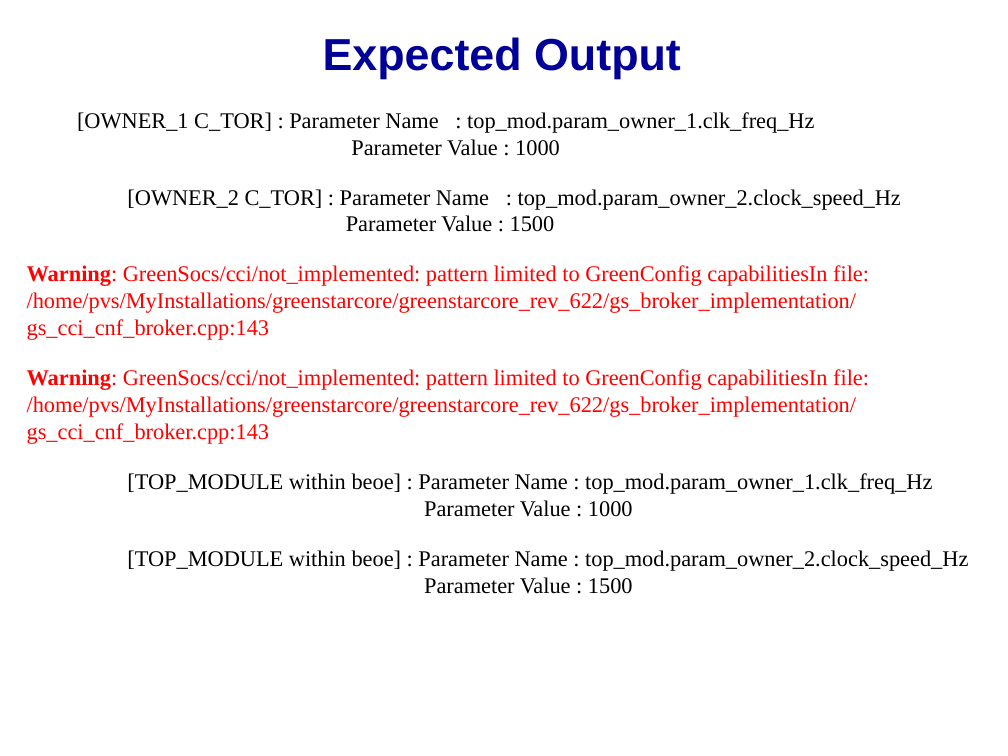
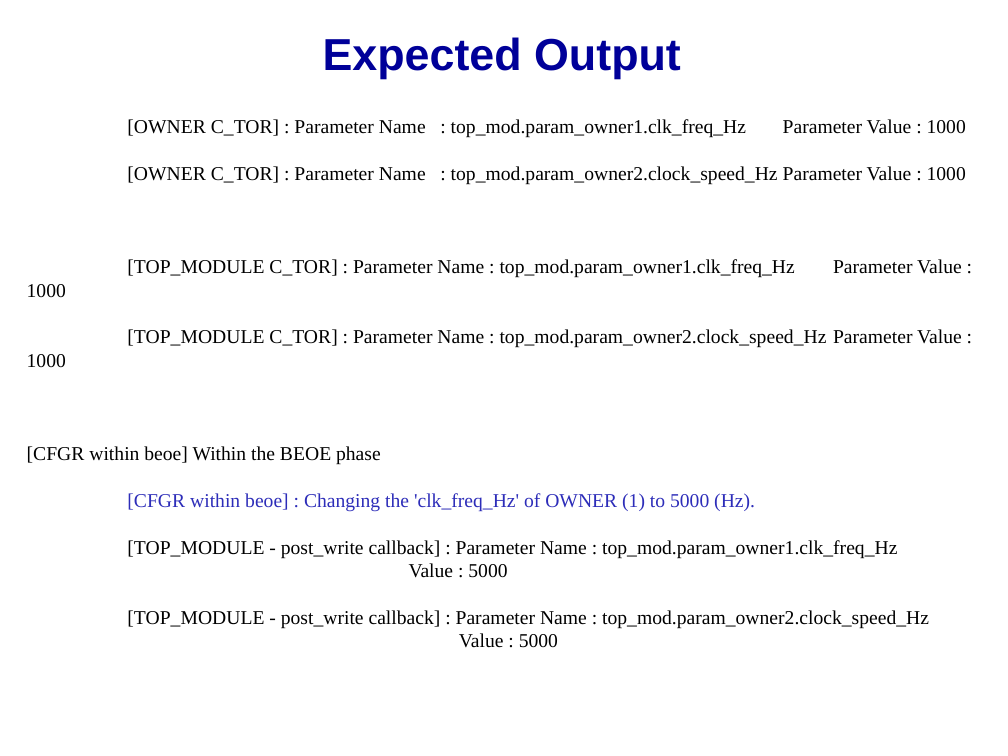
Before and after one commit to accellera-official/cci, a slide deck: slide 9 of examples/ex11_Searching_and_Directly_Associating_Parameters/docs/ex11_Searching_and_Directly_Associating_Parameters.ppt. Drawn at 1008x756 pixels with LibreOffice and Linux fonts; fonts in the diff are those of the drawing; background and template pictures are left out. Boxes give left, top, right and bottom in pixels: in the first picture for what was removed or moved away, otherwise in the second. Text is boxed around its words. In the diff, an @@ line names an element or a change of style, - is before the commit and + after.

```diff
--- a/examples/ex11_Searching_and_Directly_Associating_Parameters/docs/ex11_Searching_and_Directly_Associating_Parameters.ppt
+++ b/examples/ex11_Searching_and_Directly_Associating_Parameters/docs/ex11_Searching_and_Directly_Associating_Parameters.ppt
@@ free "[OWNER C_TOR] : Parameter Name ...": place and size @@
-free "[OWNER C_TOR] : Parameter Name ..." at box(17, 101, 992, 675)
+free "[OWNER C_TOR] : Parameter Name ..." at box(17, 109, 992, 646)
@@ text in free at box(27, 119, 966, 648): text changed; size 16 to 14 pt; text colour #FF0000 to #000000 @@
-[OWNER_1 C_TOR] : Parameter Name : top_mod.param_owner_1.clk_freq_Hz
-Parameter Value : 1000
-[OWNER_2 C_TOR] : Parameter Name : top_mod.param_owner_2.clock_speed_Hz
-Parameter Value : 1500
-Warning: GreenSocs/cci/not_implemented: pattern limited to GreenConfig capabilitiesIn file: /home/pvs/MyInstallations/greenstarcore/greenstarcore_rev_622/gs_broker_implementation/gs_cci_cnf_broker.cpp:143
-Warning: GreenSocs/cci/not_implemented: pattern limited to GreenConfig capabilitiesIn file: /home/pvs/MyInstallations/greenstarcore/greenstarcore_rev_622/gs_broker_implementation/gs_cci_cnf_broker.cpp:143
-[TOP_MODULE within beoe] : Parameter Name : top_mod.param_owner_1.clk_freq_Hz
-Parameter Value : 1000
-[TOP_MODULE within beoe] : Parameter Name : top_mod.param_owner_2.clock_speed_Hz
-Parameter Value : 1500
+[OWNER C_TOR] : Parameter Name : top_mod.param_owner1.clk_freq_Hz Parameter Value : 1000
+[OWNER C_TOR] : Parameter Name : top_mod.param_owner2.clock_speed_Hz Parameter Value : 1000
+[TOP_MODULE C_TOR] : Parameter Name : top_mod.param_owner1.clk_freq_Hz Parameter Value : 1000
+[TOP_MODULE C_TOR] : Parameter Name : top_mod.param_owner2.clock_speed_Hz Parameter Value : 1000
+[CFGR within beoe] Within the BEOE phase
+[CFGR within beoe] : Changing the 'clk_freq_Hz' of OWNER (1) to 5000 (Hz).
+[TOP_MODULE - post_write callback] : Parameter Name : top_mod.param_owner1.clk_freq_Hz
+Value : 5000
+[TOP_MODULE - post_write callback] : Parameter Name : top_mod.param_owner2.clock_speed_Hz
+Value : 5000
```
Also in this commit, not shown: 7 other slides changed, 1 slide added, 1 slide removed, 7 other files.
